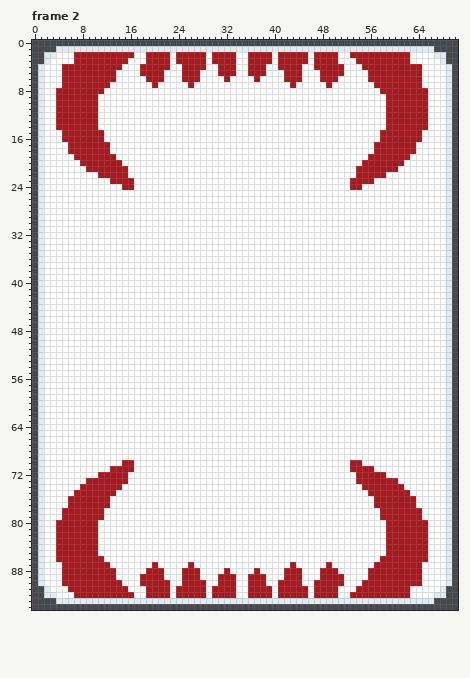
Pixel-art file -- dev/spritesheets/enhancementatlas.aseprite. The picture above was drawn from the file before the commit.
71x95 pixels, 12 frames. Colours within 5 levels of each other are drawn and written as one. Shown: frame 2. The commit also changed other frames, which this record leaves out.
After:
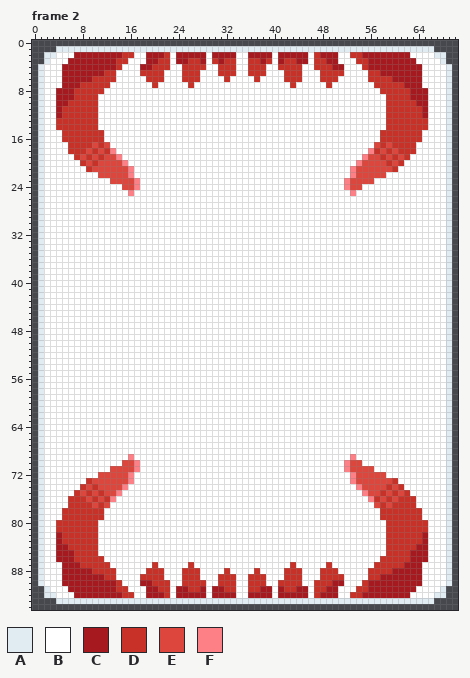
Palette (. is transparent): A #e1ecf2  B #ffffff  C #a61a1f  D #c83127  E #dd463c  F #fd8086
Diff:
Changed rows in their new state; - is an unchanged pixel.
Frame 2, layers "Layer 2", "Layer 1":
first column x 4:
 2 -----------DD-----D------------------------D-----DD-----------
 3 --C-------DD-----DD---DD--D-DD--DD-D--DD---DD-----DD-------C--
 4 ----------D-----DDD--DDDD--DDD--DDD--DDDD--DDD-----D----------
 5 --------DD----DDDD---DDD---DDD--DDD---DDD---DDDD----DD--------
 6 ------DDDD-----DDD---DDD----D----D----DDD---DDD-----DDDD------
 7 ----DDDDD-------D-----D----------------D-----D-------DDDDD----
 8 ---DDDDD----------------------------------------------DDDDD---
 9 ---DDDD------------------------------------------------DDDD---
10 --DDDDD------------------------------------------------DDDDD--
11 -DDDDDD------------------------------------------------DDDDDD-
12 -DDDDDD------------------------------------------------DDDDDD-
13 DDDDDDD------------------------------------------------DDDDDDD
14 DDDDDDD------------------------------------------------DDDDDDD
15 -DDDDDDD----------------------------------------------DDDDDDD-
16 -DDDDDDD----------------------------------------------DDDDDDD-
17 --DDDDEDE--------------------------------------------EDEDDDD--
18 --DDDEDEDF------------------------------------------FDEDEDDD--
19 ---DEDEDEEF----------------------------------------FEEDEDED---
20 ----DEDEEEEF--------------------------------------FEEEEDED----
21 -----DEEEEEEF------------------------------------FEEEEEED-----
22 -------EEEEEF------------------------------------FEEEEE-------
23 ---------EEEEF----------------------------------FEEEE---------
24 -----------EEF----------------------------------FEE-----------
25 ------------F------------------------------------F------------
first column x 4:
69 ------------F------------------------------------F------------
70 -----------EEF----------------------------------FEE-----------
71 ---------EEEEF----------------------------------FEEEE---------
72 -------EEEEEF------------------------------------FEEEEE-------
73 -----DEEEEEEF------------------------------------FEEEEEED-----
74 ----DEDEEEEF--------------------------------------FEEEEDED----
75 ---DEDEDEEF----------------------------------------FEEDEDED---
76 --DDDEDEDF------------------------------------------FDEDEDDD--
77 --DDDDEDE--------------------------------------------EDEDDDD--
78 -DDDDDDD----------------------------------------------DDDDDDD-
79 -DDDDDDD----------------------------------------------DDDDDDD-
80 DDDDDDD------------------------------------------------DDDDDDD
81 DDDDDDD------------------------------------------------DDDDDDD
82 -DDDDDD------------------------------------------------DDDDDD-
83 -DDDDDD------------------------------------------------DDDDDD-
84 --DDDDD------------------------------------------------DDDDD--
85 ---DDDD------------------------------------------------DDDD---
86 ---DDDDD----------------------------------------------DDDDD---
87 ----DDDDD-------D-----D----------------D-----D-------DDDDD----
88 ------DDDD-----DDD---DDD----D----D----DDD---DDD-----DDDD------
89 --------DD----DDDD---DDD---DDD--DDD---DDD---DDDD----DD--------
90 ----------D-----DDD--DDDD--DDD--DDD--DDDD--DDD-----D----------
91 ----------DD-----DD---DD----DD--DD----DD---DD-----DD-------C--
92 -----------DD-----D------------------------D-----DD-----------
Pixel boxes of the changes (left, top, right, bottom) in both pictures:
changed: (56, 52, 428, 196)
changed: (56, 454, 428, 598)
